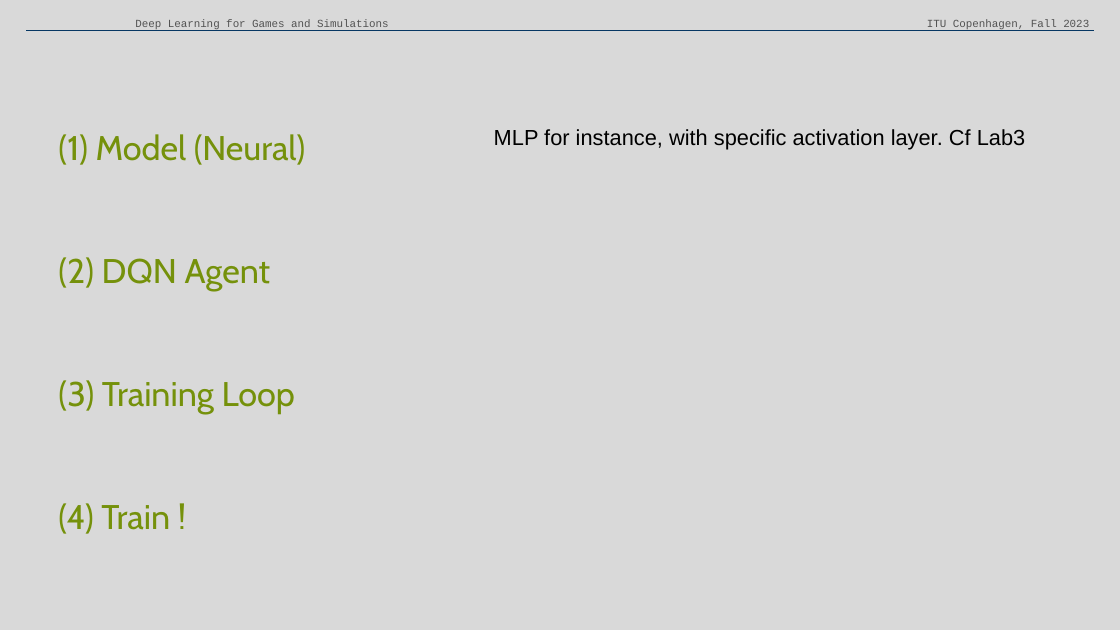
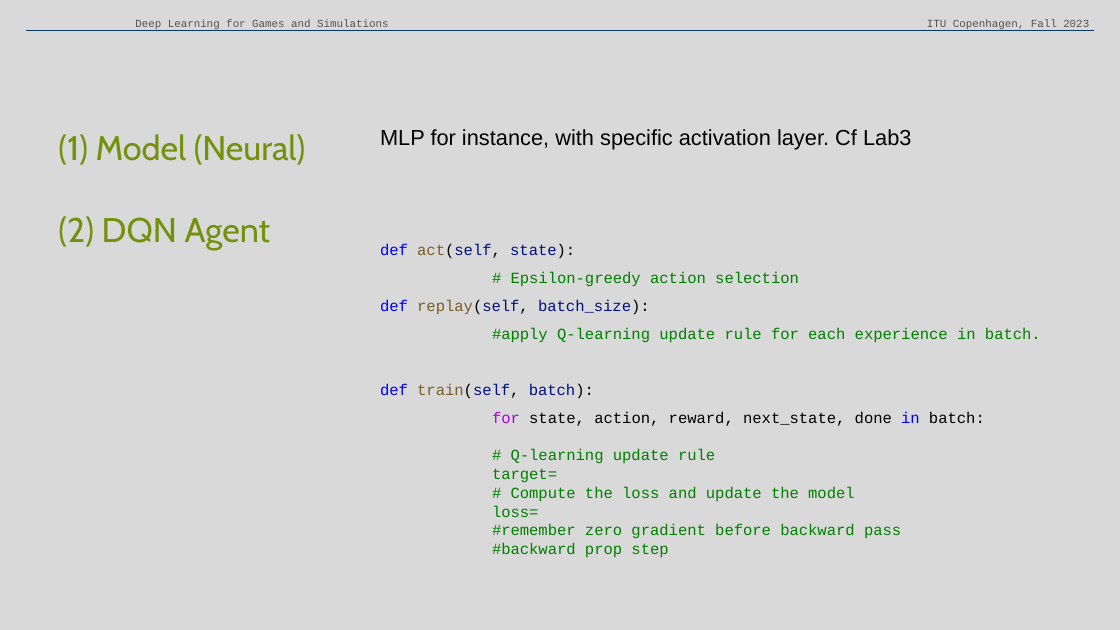
Before and after one commit to claireaoi/dlgs, a slide deck: slide 24 of dlgs.pptx. Drawn at 1120x630 pixels with LibreOffice and Linux fonts; fonts in the diff are those of the drawing. Boxes give left, top, right and bottom in pixels: in the first picture for what was removed or moved away, otherwise in the second. Text is boxed around its words. In the diff, an @@ line names an element or a change of style, - is before the commit and + after.

Commit message:
lab 5

```diff
--- a/dlgs.pptx
+++ b/dlgs.pptx
@@ text "MLP for instance, with specific ...": place and size @@
-text "MLP for instance, with specific ..." at bbox=[494, 129, 1026, 150]
+text "MLP for instance, with specific ..." at bbox=[380, 129, 1041, 558]
@@ text at bbox=[380, 243, 1041, 558]: paragraphs added @@
+def act(self, state):
+# Epsilon-greedy action selection
+def replay(self, batch_size):
+#apply Q-learning update rule for each experience in batch.
+def train(self, batch):
+for state, action, reward, next_state, done in batch:
+# Q-learning update rule
+    target=
+    # Compute the loss and update the model
+    loss=
+    #remember zero gradient before backward pass
+    #backward prop step
@@ text at bbox=[58, 380, 295, 534]: paragraphs removed @@
-(3) Training Loop
-(4) Train !
```
Also in this commit, not shown: 1 slide added.
